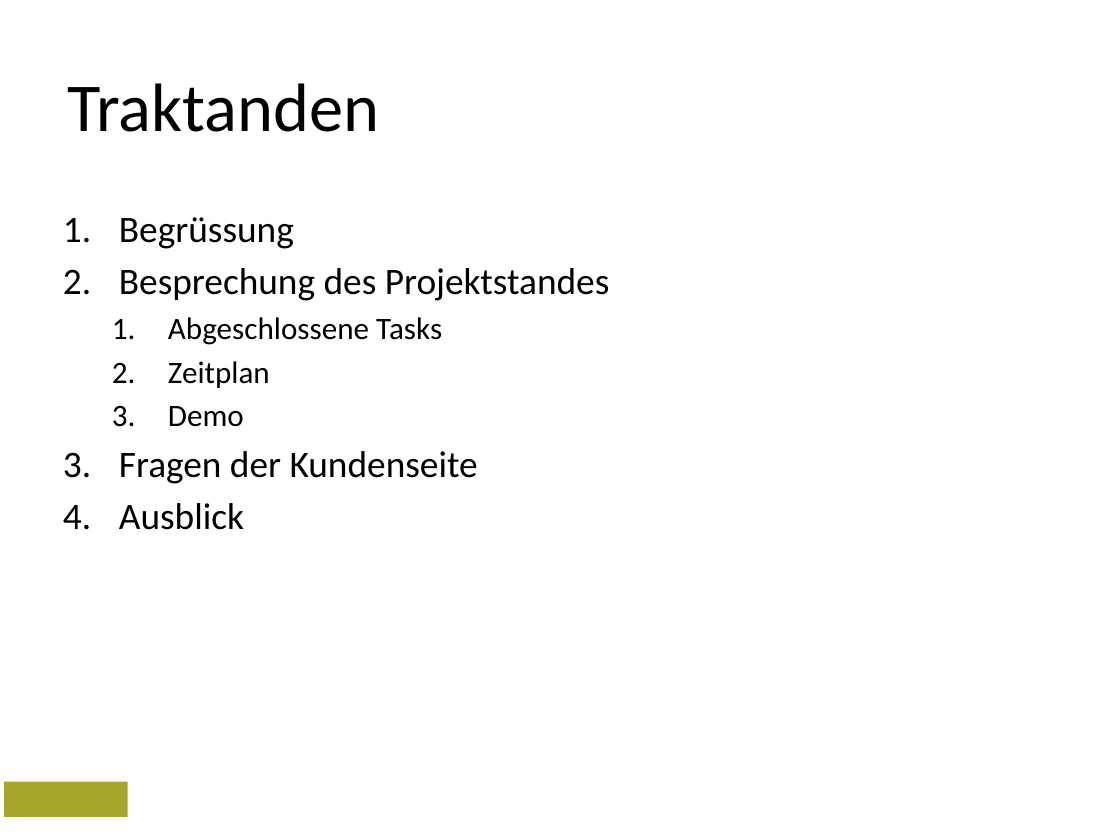
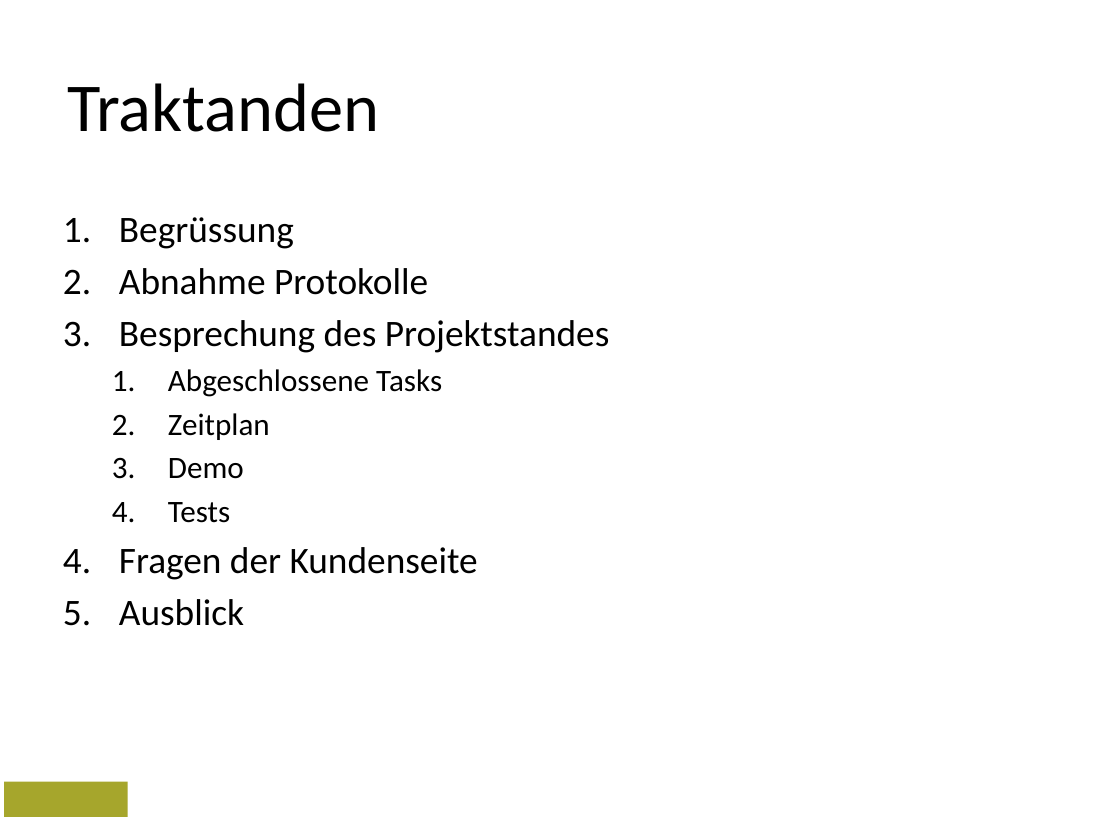
Before and after one commit to hsrdnguyen/PSIT2, a slide deck: slide 2 of documents/00_Sitzungen/Meilenstein_3/Meilenstein_3.pptx. Drawn at 1120x840 pixels with LibreOffice and Linux fonts; fonts in the diff are those of the drawing; background and template pictures are left out. Boxes give left, top, right and bottom in pixels: in the first picture for what was removed or moved away, otherwise in the second. Text is boxed around its words. In the diff, an @@ line names an element or a change of style, - is before the commit and + after.

Commit message:
Continued with pptx... #68

```diff
--- a/documents/00_Sitzungen/Meilenstein_3/Meilenstein_3.pptx
+++ b/documents/00_Sitzungen/Meilenstein_3/Meilenstein_3.pptx
@@ text at bbox=[119, 268, 428, 295]: paragraph added @@
+2. Abnahme Protokolle
@@ text at bbox=[168, 502, 230, 523]: paragraph added @@
+  4. Tests
```
